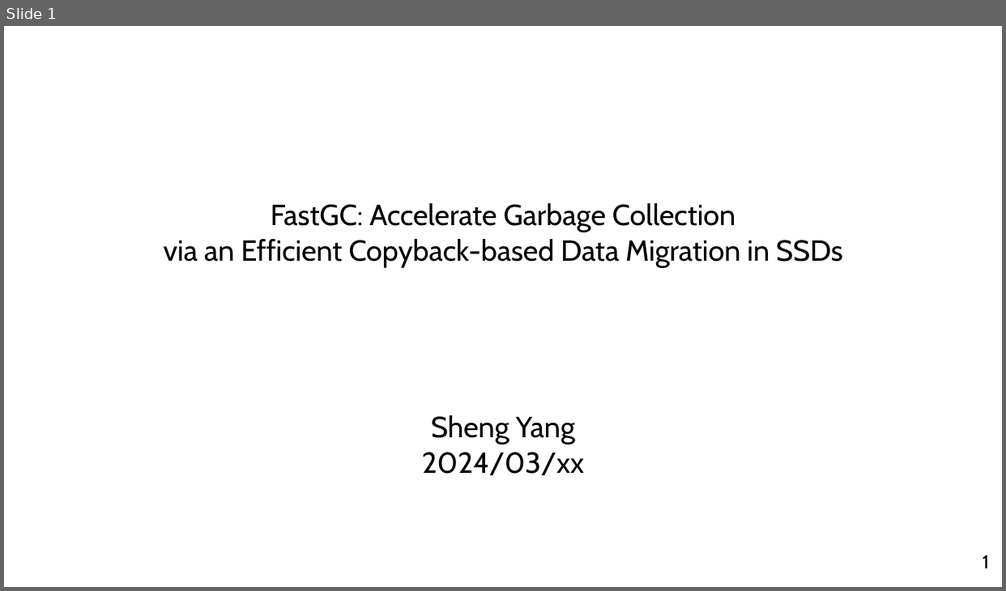
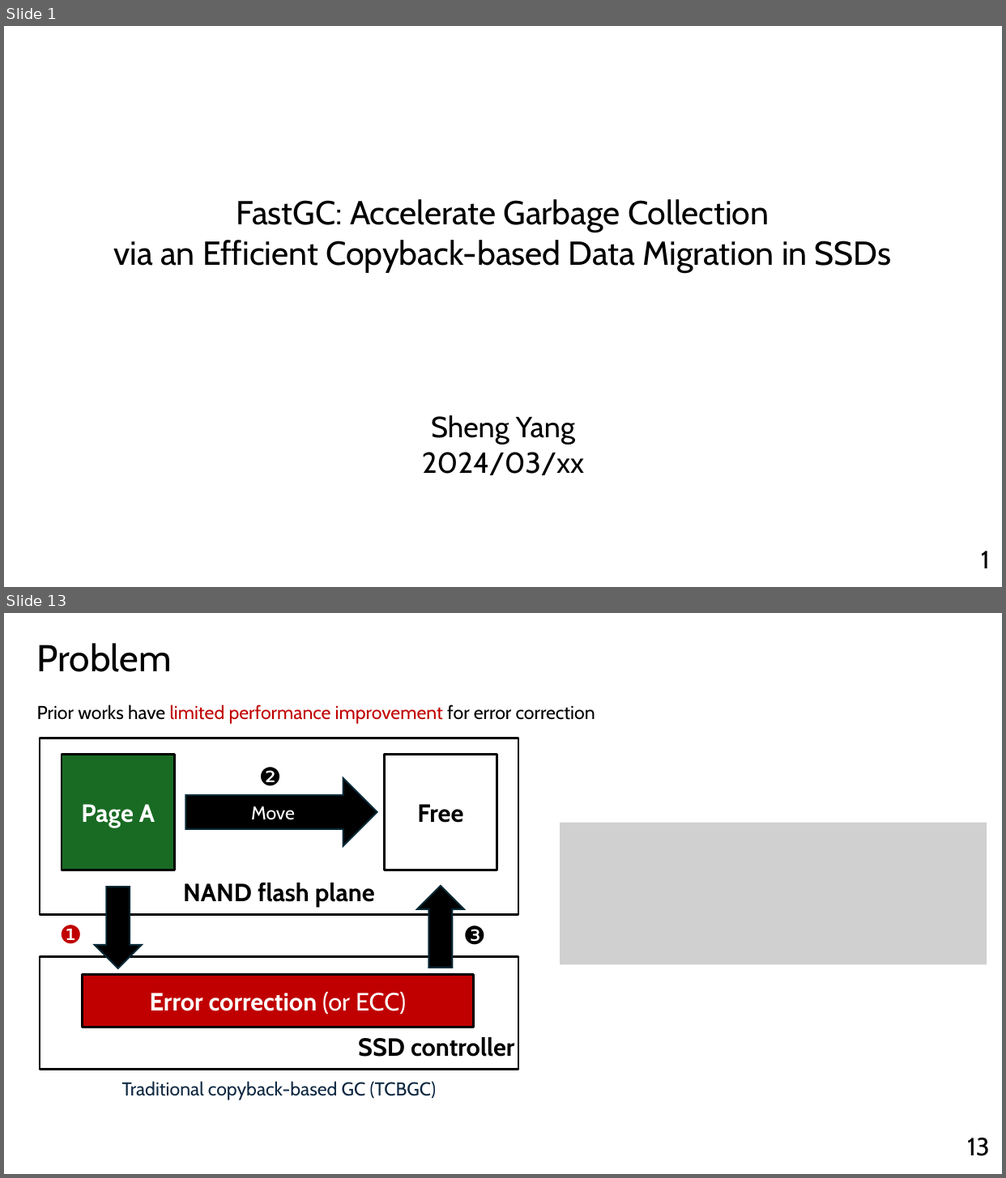
Before and after one commit to yousei-github/StudyNotes, a slide deck: temp/Presentation_Yang Sheng.pptx. Shown one above the other, each under a label of ours: slide 1 before the commit, slides 1 and 13 after it; the slides between them are not shown. The pictures are 1006x591 and 1006x1178 pixels, drawn with LibreOffice and Linux fonts; fonts in the diff are those of the drawing; grey boxes stand for pictures. Boxes give left, top, right and bottom in pixels: in the first picture for what was removed or moved away, otherwise in the second. Text is boxed around its words. In the diff, an @@ line names an element or a change of style, - is before the commit and + after.

```diff
--- a/temp/Presentation_Yang Sheng.pptx
+++ b/temp/Presentation_Yang Sheng.pptx
@@ slide 13 added at (4,613,1002,1174), background #FFFFFF @@
@@ text added at (37,643,172,672), 36 pt, text #000000 @@
+Problem
@@ text added at (37,705,595,724), 18 pt, text #000000 @@
+Prior works have limited performance improvement for error correction
@@ rectangle added at (39,738,518,914), fill #FFFFFF, outline #000000 2.25 pt, 24 pt, text #000000, bold @@
+NAND flash plane
@@ rectangle added at (62,755,175,871), fill #196B24, outline #000000 2.25 pt, 24 pt, text #FFFFFF, bold @@
+Page A
@@ rectangle added at (385,755,497,871), fill #FFFFFF, outline #000000 2.25 pt, 24 pt, text #000000, bold @@
+Free
@@ right arrow added at (186,778,377,846), fill #000000, outline #092A39 1.5 pt, 18 pt, text #FFFFFF @@
+Move
@@ text added at (259,767,282,786), 24 pt, text #000000 @@
+❷
@@ picture added at (560,823,987,965) @@
@@ right arrow added at (95,887,142,969), fill #000000, outline #092A39 1.5 pt @@
@@ right arrow added at (417,886,464,968), fill #000000, outline #092A39 1.5 pt @@
@@ text added at (60,925,83,944), 24 pt, text #C00000 @@
+❶
@@ text added at (463,926,486,945), 24 pt, text #000000 @@
+❸
@@ rectangle added at (40,957,519,1070), fill #FFFFFF, outline #000000 2.25 pt, 24 pt, text #000000, bold @@
+SSD controller
@@ rectangle added at (83,975,474,1028), fill #C00000, outline #000000 2.25 pt, 24 pt, text #FFFFFF, bold @@
+Error correction (or ECC)
@@ text added at (122,1081,437,1101), 18 pt, text #0E2841 @@
+Traditional copyback-based GC (TCBGC)
@@ page number added at (967,1138,990,1157), 24 pt, text #000000 @@
+13
@@ slide 1 changed as well @@
@@ title "FastGC: Accelerate Garbage Collection via ..." at (113,199,892,273): size 28 to 32 pt @@
@@ page number at (981,551,990,569): size 18 to 24 pt @@
```
Also in this commit, not shown: 2 other slides changed, 17 other slides added, 4 slides removed.
